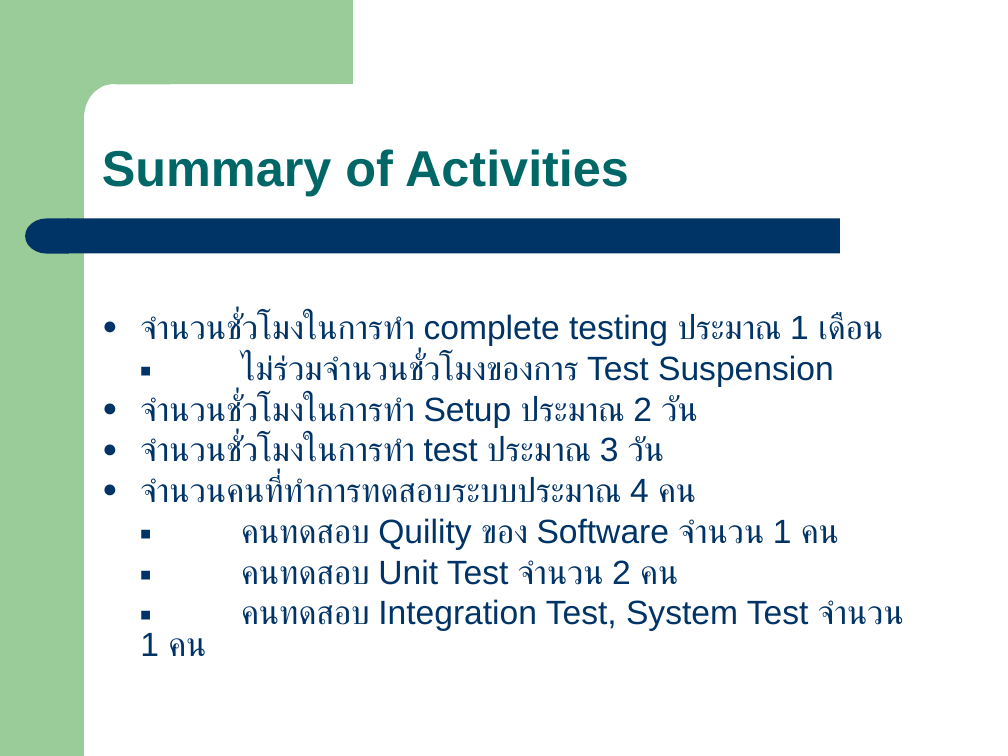
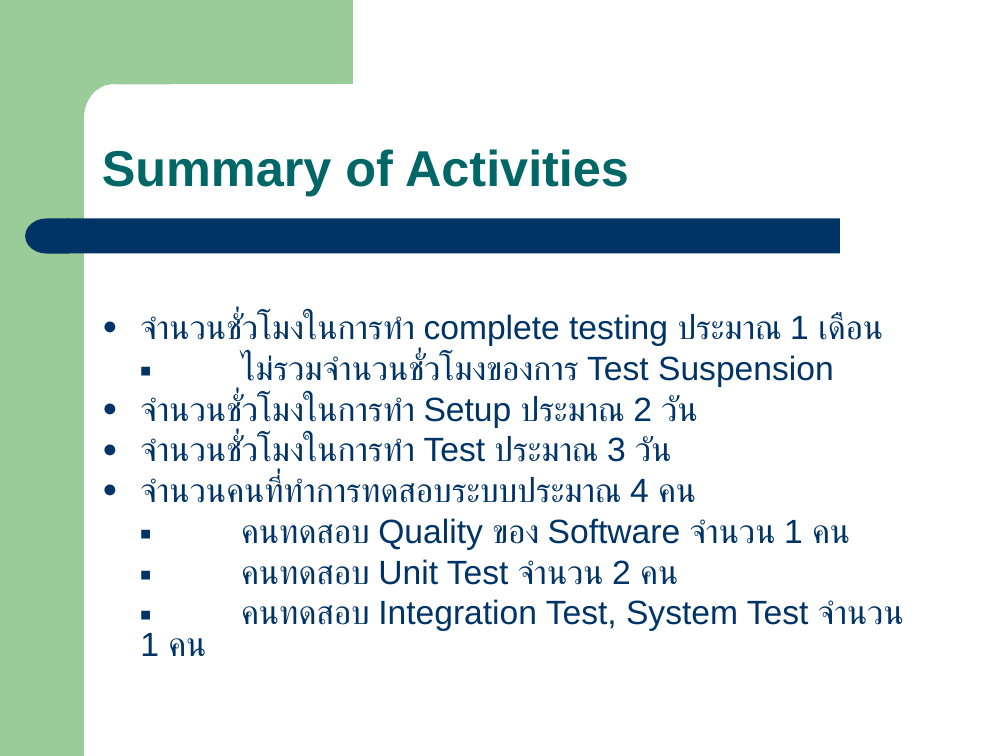
Before and after one commit to eseawind/simple-mrp, a slide deck: slide 45 of simple-mrp-doc/Simple_MRP_Present_V1.3_Final.ppt (slide 61 before the commit). Drawn at 1008x756 pixels with LibreOffice and Linux fonts; fonts in the diff are those of the drawing. Boxes give left, top, right and bottom in pixels: in the first picture for what was removed or moved away, otherwise in the second. Text is boxed around its words. In the diff, an @@ line names an element or a change of style, - is before the commit and + after.

```diff
--- a/simple-mrp-doc/Simple_MRP_Present_V1.3_Final.ppt
+++ b/simple-mrp-doc/Simple_MRP_Present_V1.3_Final.ppt
@@ text at box(241, 354, 834, 387): text changed @@
-▪ ไม่ร่วมจำนวนชั่วโมงของการ Test Suspension
+▪ ไม่รวมจำนวนชั่วโมงของการ Test Suspension
@@ text at box(140, 436, 671, 471): text changed @@
-● จำนวนชั่วโมงในการทำ test ประมาณ 3 วัน
+● จำนวนชั่วโมงในการทำ Test ประมาณ 3 วัน
@@ text at box(241, 518, 850, 550): text changed @@
-▪ คนทดสอบ Quility ของ Software จำนวน 1 คน
+▪ คนทดสอบ Quality ของ Software จำนวน 1 คน
```
Also in this commit, not shown: 5 other slides changed, 4 other files.
